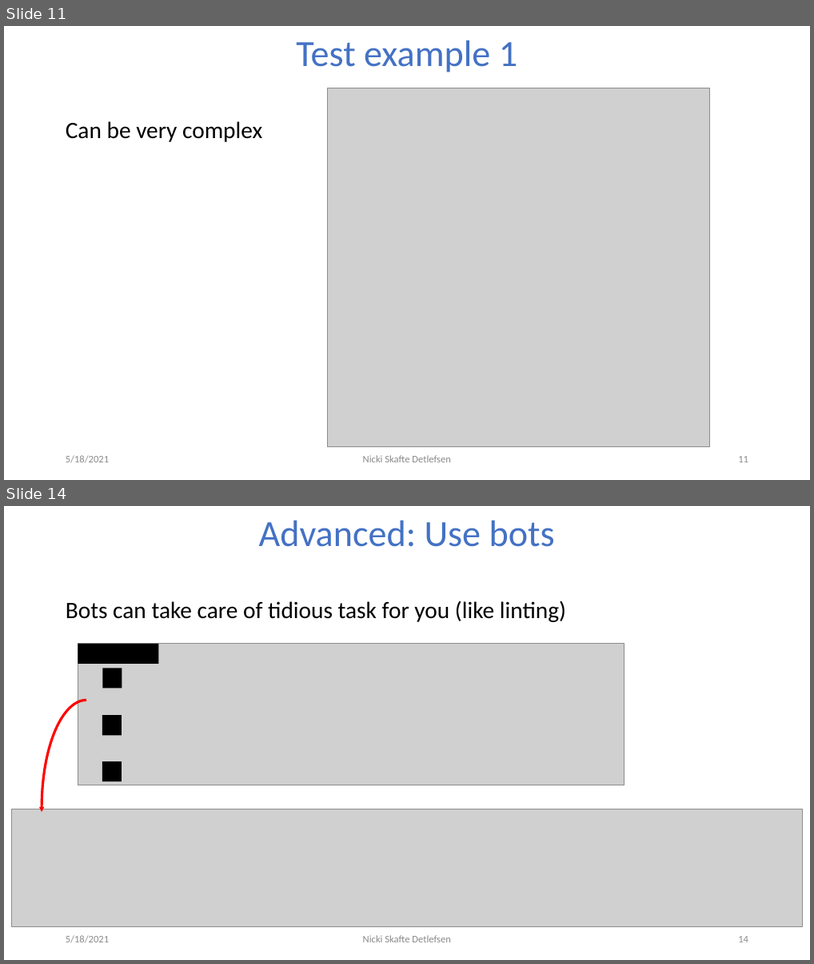
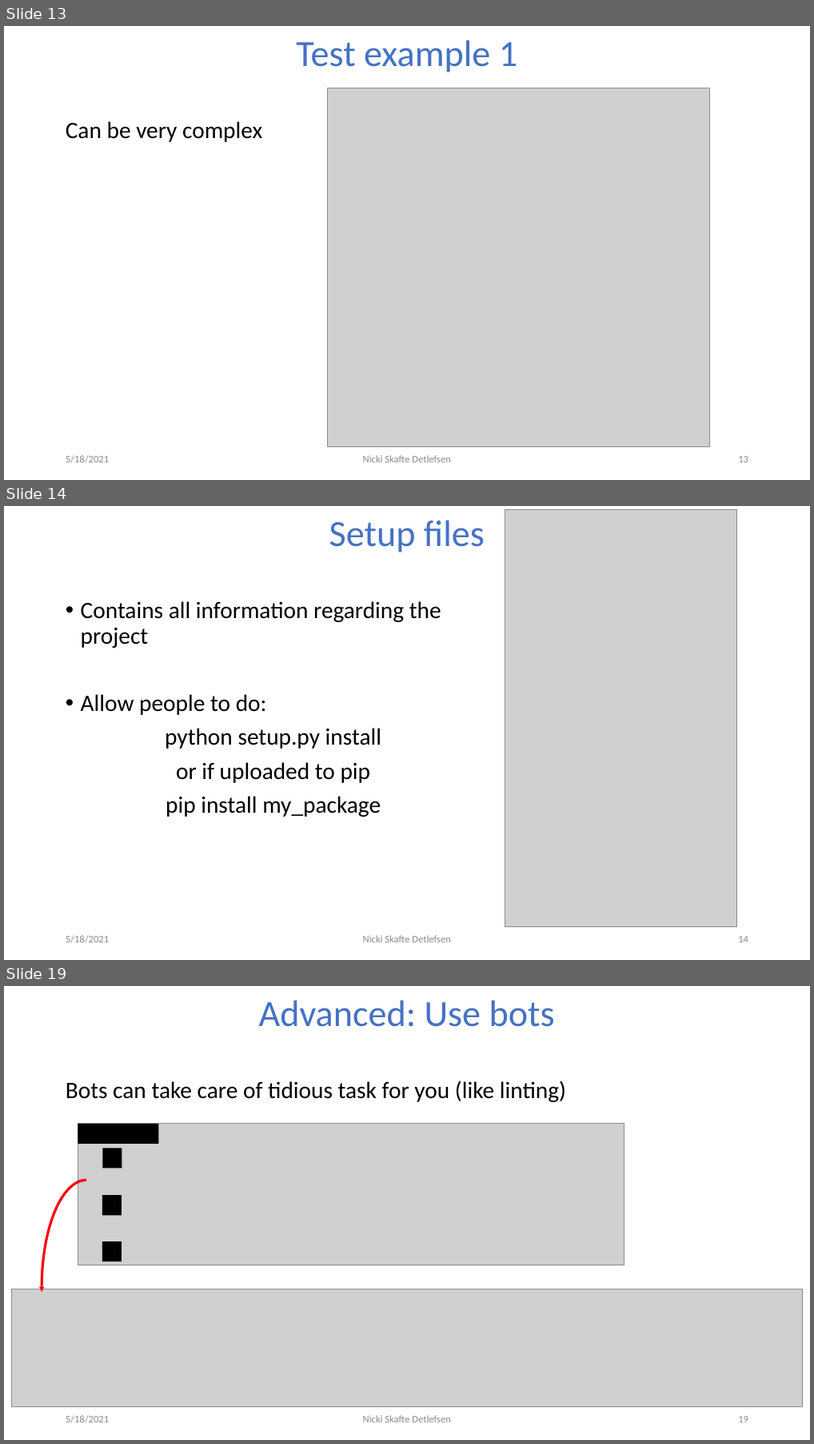
Before and after one commit to DeepEasterbunny/dtu_mlops, a slide deck: 04_continues_integration/ci.pptx. Shown one above the other, each under a label of ours: slides 11 and 14 before the commit, slides 13, 14 and 19 after it; the slides between them are not shown. The pictures are 814x964 and 814x1444 pixels, drawn with LibreOffice and Linux fonts; fonts in the diff are those of the drawing; grey boxes stand for pictures; background and template pictures are left out. Boxes give left, top, right and bottom in pixels: in the first picture for what was removed or moved away, otherwise in the second. Text is boxed around its words. In the diff, an @@ line names an element or a change of style, - is before the commit and + after.

```diff
--- a/04_continues_integration/ci.pptx
+++ b/04_continues_integration/ci.pptx
@@ slide 14 added at (4, 506, 810, 960), background #FFFFFF @@
@@ title added at (330, 520, 485, 552), 44 pt, text #4472C4 @@
+Setup files
@@ picture added at (506, 509, 738, 927) @@
@@ text added at (81, 601, 442, 816), 28 pt, text #000000 @@
+• Contains all information regarding the project
+• Allow people to do:
+python setup.py install
+or if uploaded to pip
+pip install my_package
@@ text added at (66, 935, 109, 943), 12 pt, text #8C8C8C @@
+5/18/2021
@@ text added at (363, 935, 451, 942), 12 pt, text #8C8C8C @@
+Nicki Skafte Detlefsen
@@ page number added at (738, 936, 749, 942), 12 pt, text #8C8C8C @@
+14
@@ what was slide 11 is now slide 13 @@
@@ page number at (738, 456, 749, 462): text changed @@
-11
+13
@@ what was slide 14 is now slide 19 @@
@@ page number at (738, 1416, 749, 1422): text changed @@
-14
+19
```
Also in this commit, not shown: 3 slides changed, 4 other slides added, 1 other file.
